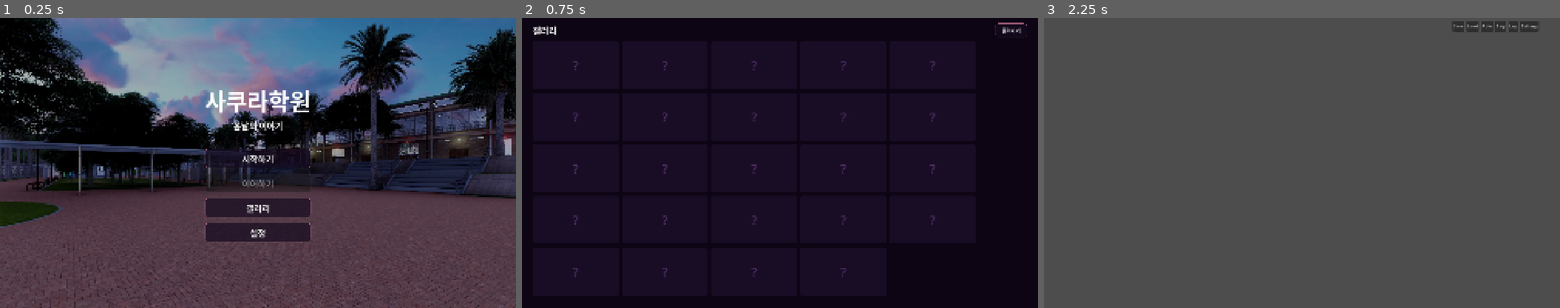
Above: before the commit, frames 1-3 (left to right).
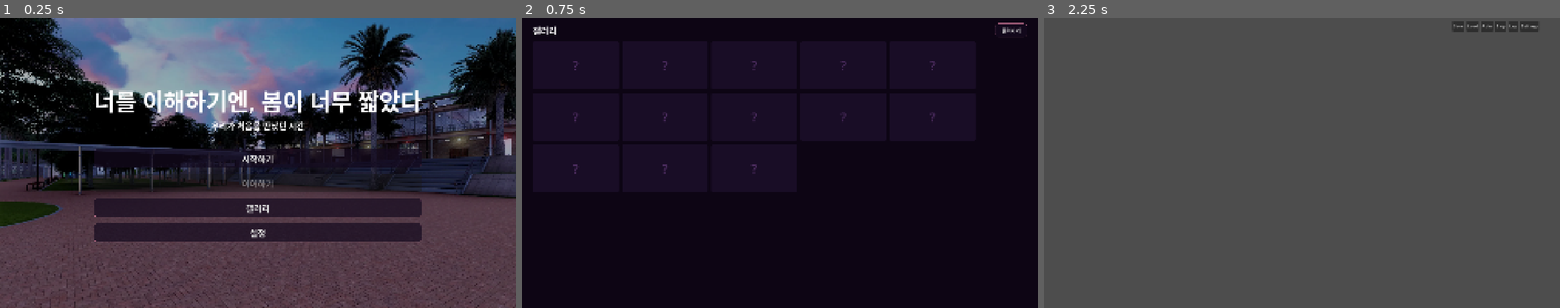
Above: after the commit, the same moments.

Repository: fomula91/godot-m
Game: Godot game, scene res://scenes/title_screen.tscn
The game is run twice, just before and just after one commit, with the same random seed, the same clock (stepped at 60 frames per second) and the same inputs.
Inputs:
- Up to frame 1 (0.25 s): no input
- Up to frame 2 (0.75 s): click "갤러리" at 0.5 s
- Up to frame 3 (2.25 s): click "돌아가기" at 1.25 s; click "시작하기" at 2 s

The runs differ from the first frame. In frame 1, 9.3% of the frame differs, in the area x 18-82%, y 24-78%; in frame 2, 0.2%; in frame 3, nothing differs.

Commit message:
Refactor gallery and main scene configurations, updating gallery IDs and file mappings, and modifying affinity settings for character interactions. Update title header text and scene mappings for improved clarity and consistency.

Diff:
--- a/scenes/components/TitleHeader.gd
+++ b/scenes/components/TitleHeader.gd
@@ -1,12 +1,12 @@
 extends VBoxContainer
 class_name TitleHeader
 
-@export var title_text: String = "사쿠라학원":
+@export var title_text: String = "너를 이해하기엔, 봄이 너무 짧았다":
     set(value):
         title_text = value
         if title_label:
             title_label.text = value
-@export var subtitle_text: String = "─ 봄날의 이야기 ─":
+@export var subtitle_text: String = "우리가 처음을 만났던 시간":
     set(value):
         subtitle_text = value
         if subtitle_label:
--- a/scenes/components/TitleHeader.tscn
+++ b/scenes/components/TitleHeader.tscn
@@ -8,13 +8,13 @@
 [node name="TitleLabel" type="Label" parent="." unique_id=1508600889]
 layout_mode = 2
 size_flags_horizontal = 3
-text = "사쿠라학원"
+text = "너를 이해하기엔, 봄이 너무 짧았다"
 horizontal_alignment = 1
 
 [node name="SubtitleLabel" type="Label" parent="." unique_id=708315212]
 layout_mode = 2
 size_flags_horizontal = 3
-text = "─ 봄날의 이야기 ─"
+text = "우리가 처음으로 만났던 시간"
 horizontal_alignment = 1
 
 [node name="Spacer" type="Control" parent="." unique_id=1870581456]
--- a/scenes/gallery_screen.gd
+++ b/scenes/gallery_screen.gd
@@ -1,39 +1,25 @@
 extends Control
 
 const GALLERY_IDS: Array[String] = [
-	"opening-unknown", "silhouette", "rooftop-hana", "library-sora", "photo-discovery",
-	"crane-gift", "sora-sunset-smile", "hana-sunset-promise", "three-walk-home", "busstop-silhouette",
-	"sora-exhibition", "rooftop-sakura-rain", "three-hands",
-	"pool-secret", "hana-unmasked", "yuu-first-meet", "sora-past-tears",
-	"sora-confession", "sora-truelove", "hana-confession", "hana-truelove",
-	"together-letter", "sora-warm", "hana-warm",
+	"first-lunch", "seat-assignment", "group-project", "math-class",
+	"jeju-together", "jeju-delivery", "sports-festival", "birthday-gift",
+	"city-outing", "sua-confession", "ending-a", "ending-b", "ending-c",
 ]
 
 const GALLERY_FILES: Dictionary = {
-	"opening-unknown": "opening.webp",
-	"silhouette": "silhouette.webp",
-	"rooftop-hana": "rooftop-hana.webp",
-	"library-sora": "library-sora.webp",
-	"photo-discovery": "photo-discovery.webp",
-	"crane-gift": "crane-gift.webp",
-	"sora-sunset-smile": "sora-sunset-smile.webp",
-	"hana-sunset-promise": "hana-sunset-promise.webp",
-	"three-walk-home": "three-walk-home.webp",
-	"busstop-silhouette": "busstop-silhouette.webp",
-	"sora-exhibition": "sora-exhibition.webp",
-	"rooftop-sakura-rain": "rooftop-sakura-rain.webp",
-	"three-hands": "three-hands.webp",
-	"pool-secret": "pool-secret.webp",
-	"hana-unmasked": "hana-unmasked.webp",
-	"yuu-first-meet": "yuu-first-meet.webp",
-	"sora-past-tears": "sora-past-tears.webp",
-	"sora-confession": "sora-confession.webp",
-	"sora-truelove": "sora-truelove.webp",
-	"hana-confession": "hana-confession.webp",
-	"hana-truelove": "hana-truelove.webp",
-	"together-letter": "together-letter.webp",
-	"sora-warm": "sora-warm.webp",
-	"hana-warm": "hana-warm.webp",
+	"first-lunch": "first_lunch.webp",
+	"seat-assignment": "seat_assignment.webp",
+	"group-project": "group_project.webp",
+	"math-class": "math_class.webp",
+	"jeju-together": "jeju_together.webp",
+	"jeju-delivery": "jeju_delivery.webp",
+	"sports-festival": "sports_festival.webp",
+	"birthday-gift": "birthday_gift.webp",
+	"city-outing": "city_outing.webp",
+	"sua-confession": "sua_confession.webp",
+	"ending-a": "ending_a.webp",
+	"ending-b": "ending_b.webp",
+	"ending-c": "ending_c.webp",
 }
 
 @onready var grid: GridContainer = $VBoxContainer/ScrollContainer/Grid
--- a/scenes/main_scene.gd
+++ b/scenes/main_scene.gd
@@ -36,12 +36,10 @@
 var _character_slots: Dictionary = {}  # char_id -> slot_name
 var _dialogue_log: Array[Dictionary] = []
 
-# 호감도 알림 설정
+# 거리감 알림 설정
 var _affinity_config: Dictionary = {
-	"sora": {"icon": "✧", "text": "소라의 마음이 가까워진 것 같다."},
-	"hana": {"icon": "✨", "text": "하나의 마음이 가까워진 것 같다."},
-	"both": {"icon": "✧✨", "text": "소라와 하나의 마음이 가까워진 것 같다."},
-	"unknown": {"icon": "?", "text": "누군가의 존재가 느껴진다..."},
+	"closer": {"icon": "♡", "text": "수아와의 거리가 가까워진 것 같다."},
+	"farther": {"icon": "...", "text": "수아와의 거리가 멀어진 것 같다."},
 }
 
 # Supabase 설정
--- a/scripts/autoload/game_manager.gd
+++ b/scripts/autoload/game_manager.gd
@@ -6,20 +6,13 @@
 signal state_changed(key: String, value: Variant)
 signal gallery_item_unlocked(id: String)
 
-# 기본 상태 (storage.js 매핑)
+# 기본 상태
 var _default_state: Dictionary = {
 	"player": {"name": ""},
-	"sora_affection": 0,
-	"hana_affection": 0,
-	"helped_sora": false,
-	"chose_library": false,
-	"day2_sora_walk": false,
-	"day2_studied_together": false,
-	"confessed": false,
-	"chose_both": false,
-	"unknown_interest": 0,
-	"met_unknown": false,
-	"day3_ending_type": "",
+	"distance": 50,          # 거리감 (0=가장 가까움, 100=가장 멀음)
+	"april_events": 0,       # 4월 이벤트 진행 횟수
+	"crack_progress": 0,     # 균열 파트 진행도
+	"ending_type": "",       # 엔딩 타입 (a, b, c, gameover)
 }
 
 var state: Dictionary = {}
--- a/scripts/autoload/story_manager.gd
+++ b/scripts/autoload/story_manager.gd
@@ -20,113 +20,75 @@
 signal end_requested()
 signal command_completed()
 
-# 캐릭터 정의 (script.js 기반)
+# 캐릭터 정의
 var characters: Dictionary = {
-	"p": {"name": "{{player.name}}", "color": "#ffa726", "directory": "haru", "sprites": {
-		"normal": "haru_A100.webp", "happy": "haru_A101.webp",
-		"angry": "haru_A102.webp", "surprised": "haru_A104.webp", "worried": "haru_A103.webp"
+	"p": {"name": "{{player.name}}", "color": "#ffa726", "directory": "hyunwoo", "sprites": {
+		"normal": "hyunwoo_normal.webp", "happy": "hyunwoo_happy.webp",
+		"surprised": "hyunwoo_surprised.webp", "worried": "hyunwoo_worried.webp"
 	}},
-	"s": {"name": "소라", "color": "#4a90d9", "directory": "sora", "sprites": {
-		"normal": "sora_A100.webp", "happy": "sora_A101.webp",
-		"angry": "sora_A102.webp", "surprised": "sora_A104.webp",
-		"worried": "sora_A103.webp", "angry2": "sora_A190.webp"
-	}},
-	"h": {"name": "하나", "color": "#e87ba1", "directory": "hana", "sprites": {
-		"normal": "hana_A100.webp", "happy": "hana_A201.webp",
-		"normal2": "hana_A200.webp",
-		"angry": "hana_A202.webp", "worried": "hana_A203.webp",
-		"surprised": "hana_A204.webp", "yandere": "hana_B199.webp", "shy": "hana_A199.webp"
-	}},
-	"u": {"name": "???", "color": "#9370db", "directory": "unknown", "sprites": {
-		"normal": "unknown_B290.webp"
+	"sua": {"name": "이수아", "color": "#e87ba1", "directory": "sua", "sprites": {
+		"normal": "sua_normal.webp", "happy": "sua_happy.webp",
+		"shy": "sua_shy.webp", "sad": "sua_sad.webp",
+		"surprised": "sua_surprised.webp", "worried": "sua_worried.webp"
 	}},
 }
 
-# 씬(배경) 매핑 (script.js scenes 기반)
+# 씬(배경) 매핑
 var scene_map: Dictionary = {
-	"opening_cg": "gallery/opening.webp",
-	"school_front_early": "backgrounds/early01.webp",
-	"school_front_day": "backgrounds/day01.webp",
-	"school_grounds_early": "backgrounds/early02.webp",
-	"school_grounds_day": "backgrounds/day02.webp",
-	"school_grounds_evening": "backgrounds/evening02.webp",
-	"classroom_day": "backgrounds/classroom_01_day.webp",
-	"classroom_afternoon": "backgrounds/classroom_01_afternoon.webp",
-	"classroom2_morning": "backgrounds/classroom_02_morning.webp",
-	"classroom2_evening": "backgrounds/classroom_02_evening.webp",
-	"classroom3_morning": "backgrounds/classroom_03_morning.webp",
-	"classroom3_afternoon": "backgrounds/classroom_03_afternoon.webp",
-	"classroom4_morning": "backgrounds/classroom_04_morning.webp",
-	"auditorium_sunrise": "backgrounds/Auditorium_Outside_Sunrise.webp",
-	"auditorium_day": "backgrounds/Auditorium_Outside_Day.webp",
-	"auditorium_noon": "backgrounds/Auditorium_Outside_Noon.webp",
-	"auditorium_afternoon": "backgrounds/Auditorium_Outside_Afternoon.webp",
-	"auditorium_evening": "backgrounds/Auditorium_Outside_Evening.webp",
-	"busstop_evening": "backgrounds/bus_stop_evening.webp",
-	"busstop_night": "backgrounds/bus_stop_night.webp",
-	"busstop_morning": "backgrounds/bus_stop_morning.webp",
-	"busstop_noon": "backgrounds/bus_stop_noon.webp",
-	"science_lab_01": "backgrounds/school_science_lab_day01.webp",
-	"science_lab_02": "backgrounds/school_science_lab_day02.webp",
-	"science_lab_03": "backgrounds/school_science_lab_day03.webp",
-	"science_lab_04": "backgrounds/school_science_lab_day04.webp",
-	"science_lab_05": "backgrounds/school_science_lab_day05.webp",
-	"science_lab_06": "backgrounds/school_science_lab_day06.webp",
-	"science_lab_07": "backgrounds/school_science_lab_day07.webp",
-	"science_lab_08": "backgrounds/school_science_lab_day08.webp",
-	"swimming_pool": "backgrounds/school_swimming_pool.webp",
-	"another_building_day": "backgrounds/another_school_building_day.webp",
-	"classroom_night": "backgrounds/classroom_01_night.webp",
-	"classroom3_evening": "backgrounds/classroom_03_evening.webp",
-	"bedroom_night": "backgrounds/classroom_01_night.webp",
-	"afternoon01": "backgrounds/afternoon01.webp",
-	"afternoon02": "backgrounds/afternoon02.webp",
-	"noon01": "backgrounds/noon01.webp",
-	"noon02": "backgrounds/noon02.webp",
-	"classroom2_afternoon": "backgrounds/classroom_02_afternoon.webp",
-	"classroom2_evening_alt": "backgrounds/classroom_02_evening.webp",
-	"classroom4_afternoon": "backgrounds/classroom_04_afternoon.webp",
-	"classroom4_evening": "backgrounds/classroom_04_evening.webp",
+	# 학교 외부
+	"school_front_morning": "backgrounds/school_front_morning.webp",
+	"school_front_day": "backgrounds/school_front_day.webp",
+	"school_front_evening": "backgrounds/school_front_evening.webp",
+	# 교실
+	"classroom_morning": "backgrounds/classroom_morning.webp",
+	"classroom_day": "backgrounds/classroom_day.webp",
+	"classroom_afternoon": "backgrounds/classroom_afternoon.webp",
+	"classroom_evening": "backgrounds/classroom_evening.webp",
+	# 급식실 / 점심
+	"cafeteria_day": "backgrounds/cafeteria_day.webp",
+	"lunch_spot": "backgrounds/lunch_spot.webp",
+	# 복도
+	"hallway_day": "backgrounds/hallway_day.webp",
+	"hallway_evening": "backgrounds/hallway_evening.webp",
+	# 운동장
+	"school_grounds_day": "backgrounds/school_grounds_day.webp",
+	"school_grounds_evening": "backgrounds/school_grounds_evening.webp",
+	# 시내
+	"city_day": "backgrounds/city_day.webp",
+	"city_evening": "backgrounds/city_evening.webp",
+	# 수학여행 (제주도)
+	"jeju_scenery": "backgrounds/jeju_scenery.webp",
+	"jeju_lodging": "backgrounds/jeju_lodging.webp",
+	# 체육대회
+	"sports_festival": "backgrounds/sports_festival.webp",
 	# CG scenes
-	"silhouette_cg": "gallery/silhouette.webp",
-	"rooftop-hana_cg": "gallery/rooftop-hana.webp",
-	"library-sora_cg": "gallery/library-sora.webp",
-	"photo-discovery_cg": "gallery/photo-discovery.webp",
-	"crane-gift_cg": "gallery/crane-gift.webp",
-	"sora-sunset-smile_cg": "gallery/sora-sunset-smile.webp",
-	"hana-sunset-promise_cg": "gallery/hana-sunset-promise.webp",
-	"three-walk-home_cg": "gallery/three-walk-home.webp",
-	"busstop-silhouette_cg": "gallery/busstop-silhouette.webp",
-	"sora-exhibition_cg": "gallery/sora-exhibition.webp",
-	"rooftop-sakura-rain_cg": "gallery/rooftop-sakura-rain.webp",
-	"three-hands_cg": "gallery/three-hands.webp",
-	"pool-secret_cg": "gallery/pool-secret.webp",
-	"hana-unmasked_cg": "gallery/hana-unmasked.webp",
-	"yuu-first-meet_cg": "gallery/yuu-first-meet.webp",
-	"sora-past-tears_cg": "gallery/sora-past-tears.webp",
-	"sora-confession_cg": "gallery/sora-confession.webp",
-	"sora-truelove_cg": "gallery/sora-truelove.webp",
-	"hana-confession_cg": "gallery/hana-confession.webp",
-	"hana-truelove_cg": "gallery/hana-truelove.webp",
-	"together-letter_cg": "gallery/together-letter.webp",
-	"sora-warm_cg": "gallery/sora-warm.webp",
-	"hana-warm_cg": "gallery/hana-warm.webp",
+	"first_lunch_cg": "gallery/first_lunch.webp",
+	"seat_assignment_cg": "gallery/seat_assignment.webp",
+	"group_project_cg": "gallery/group_project.webp",
+	"math_class_cg": "gallery/math_class.webp",
+	"jeju_together_cg": "gallery/jeju_together.webp",
+	"jeju_delivery_cg": "gallery/jeju_delivery.webp",
+	"sports_festival_cg": "gallery/sports_festival.webp",
+	"birthday_gift_cg": "gallery/birthday_gift.webp",
+	"city_outing_cg": "gallery/city_outing.webp",
+	"sua_confession_cg": "gallery/sua_confession.webp",
+	"ending_a_cg": "gallery/ending_a.webp",
+	"ending_b_cg": "gallery/ending_b.webp",
+	"ending_c_cg": "gallery/ending_c.webp",
 }
 
-# 선택지 통계 추적 대상 (choice-stats.js 기반)
+# 선택지 통계 추적 대상
 var tracked_scenes: Dictionary = {
-	"Day1UnknownHint": true,
-	"MorningEvent": true,
-	"LunchTimeChoice": true,
-	"Day2Morning": true,
-	"Day2ScienceLab": true,
-	"Day3BothHigh": true,
-	"Day3SoraClimax": true,
-	"Day3HanaClimax": true,
-	"Day4Morning": true,
-	"Day4Evening": true,
-	"Day5SoraConfess2": true,
-	"Day5HanaConfess2": true,
+	"SeatAssignment": true,
+	"GroupProject": true,
+	"MathClass": true,
+	"LunchTime": true,
+	"SchoolTrip": true,
+	"CrackAfterSchool": true,
+	"CrackLunchTime": true,
+	"CrackSportsFest": true,
+	"CrackExam": true,
+	"JulyChoice": true,
 }
 
 # 스토리 데이터
@@ -142,7 +104,7 @@
 
 
 func load_all_stories() -> void:
-	var dirs: Array[String] = ["day1", "day2", "day3", "day4", "day5"]
+	var dirs: Array[String] = ["april", "may", "crack", "july"]
 	for dir_name in dirs:
 		var dir_path: String = "res://story/" + dir_name
 		var dir := DirAccess.open(dir_path)
